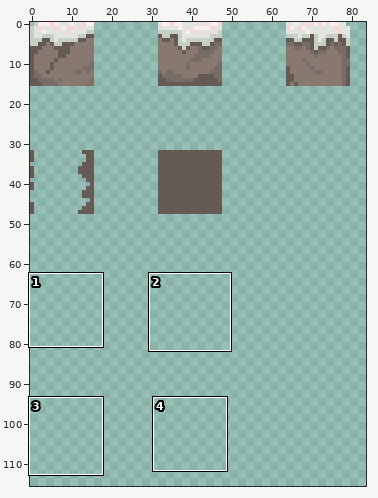
One commit to this pixel-art file: Alzey2025/Assets/Sprites/Boden-0001.aseprite. The picture above shows the old version from afar; the outline marks the close-up.
Close-up. Old version:
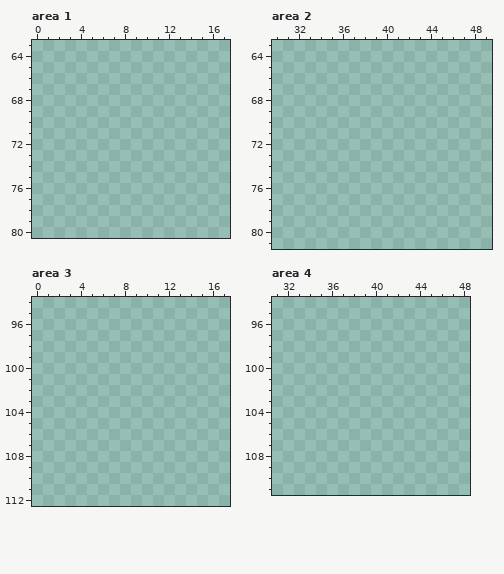
160x160 pixels, 1 frame. Shown: area 1: x 0..17, y 63..80; area 2: x 30..49, y 63..81; area 3: x 0..17, y 94..112; area 4: x 31..48, y 94..111. The wide view leaves out empty margins. The commit also changed other parts of the picture, which this record leaves out.
Now the later version:
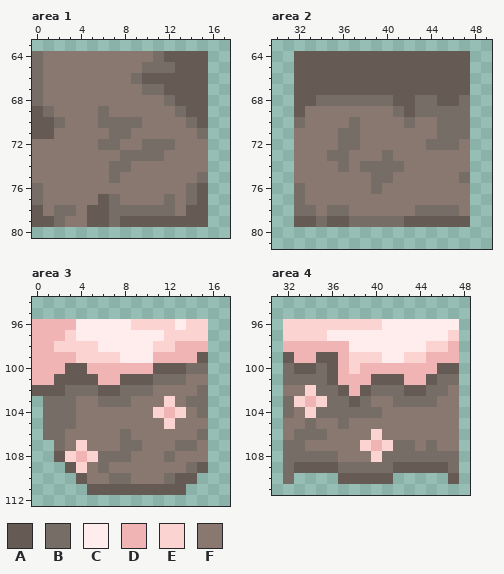
Palette (. is transparent): A #655a54  B #776d67  C #ffeced  D #f1b4b4  E #fbd4d2  F #88786f
Edits made:
Changed rows in their new state; - is an unchanged pixel.
Area 1, layer "Layer 1":
first column x 0:
64 BFFFFFFFFFFBAAAA
65 BFFFFFFFFFBBBAAA
66 BFFFFFFFFBAAAAAA
67 BFFFFFFFFFBBAAAA
68 BFFFFFFFFFFFBAAA
69 ABFFFFBFFFFFFBAA
70 AABFFFBBBBFFFFBA
71 AAFFFFFBBFFFFFFB
72 FFFFFFBBFFBBBFFF
73 FFFFFFFFBBBBFFFF
74 FFFFFFFBBFFFFFFF
75 FFFFFFFBFFFFFFFB
76 BFFFFFFFFFFFFFBA
77 BFFFFFABFFFFBFBA
78 AFBBFAABBBBBBFAA
79 AABFFAABAAAAAAAA
Area 2, layer "Layer 1":
first column x 32:
64 AAAAAAAAAAAAAAAA
65 AAAAAAAAAAAAAAAA
66 AAAAAAAAAAAAAAAA
67 AAAAAAAAAAAAAAAA
68 AABBBBBBBAABBAAB
69 AFFFFFFFFBABBBBB
70 BFFFFBFFFFBFFBBB
71 FFFFBBFFFFFFFBBB
72 FFFFBBFFFFFFBBBF
73 FFFBBFFFBFFFFFFF
74 FFFFBFBBBBFFFFFF
75 FFFFFFFBBFFFFFFB
76 BFFFFFFBFFFFFFFF
77 BFFFFFFFFFFFFFFF
78 BBFBBFFFFFFBBBBF
79 AABAABBBBBAAAAAA
Area 3, layer "Layer 1":
first column x 0:
 96 DDDDCCCCCEEEECEE
 97 DDDECCCCCCCCEEEE
 98 DDEEEECCCCCEEDDD
 99 DDDDEEEECCCDDDDA
100 DDDAADDDDDDAAABB
101 DDAAAADDAAABBBFF
102 AAABBBAABBBFFFFB
103 -BBBFFBBBFFFEFBB
104 -BBBFFFFFFFEDEFB
105 -BBBFFFFFFFFEFFF
106 -BBFFFFFBFFFFFFB
107 --BFEFFFBBFFFBBF
108 --AEDEBBBFFFBFFF
109 ---AEFBFFFFFFFBA
110 ----AFFBBFFFBAA-
111 -----AAAAAAAAA--
Area 4, layer "Layer 1":
first column x 32:
 96 EEEEEEEEECCCCCCC
 97 EEEECCCCCCCCCCCE
 98 DDDDDDCCCCCCCEED
 99 ADDAADEEECCEEDDD
100 BAABADEDDDDDDDAA
101 BBBBADDDAAADDABB
102 FFEBBADABBBAABBF
103 BEDEBBABFFBBBBFF
104 BFEBBBBBBFFFFFFF
105 FFBFFBFFFFFFFFFF
106 FBBBFFFFEFFFFFFF
107 BBFFFFFEDEBBFBFF
108 BBBBBFFFEBBBBBBB
109 BAAAABBBBBAAAAAB
110 B----AAAAA-----A
